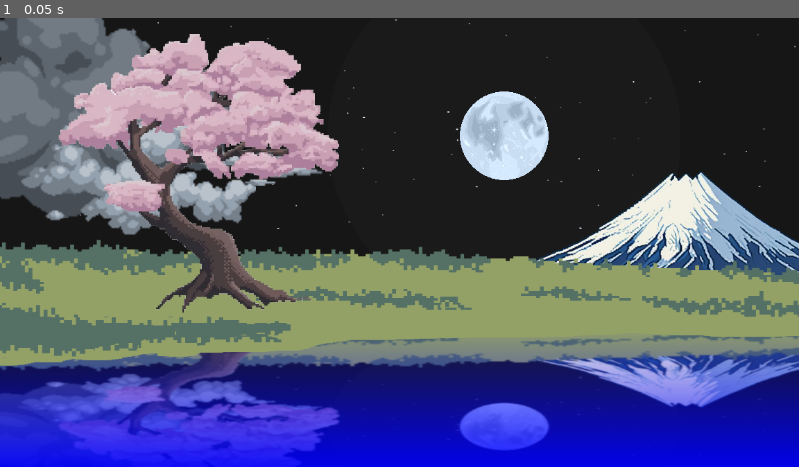
Above: before the commit, frame 1.
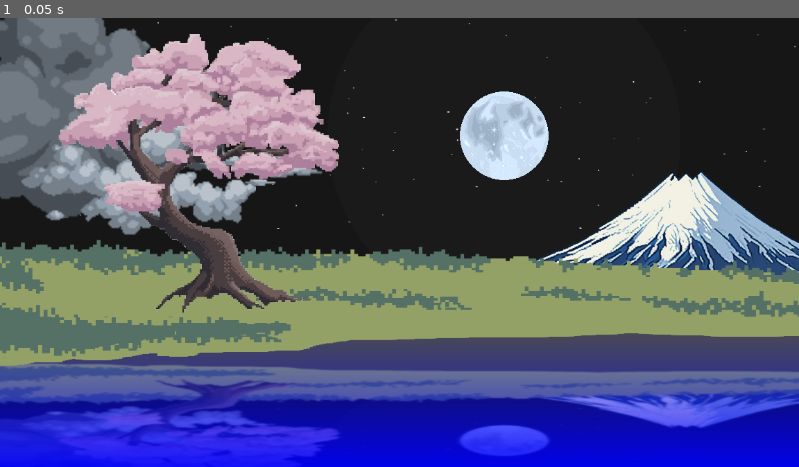
Above: after the commit, the same moment.

Repository: dante-signal31/SakuraDemo
Game: Godot game, scene res://Scenes/sakura_level.tscn
The game is run twice, just before and just after one commit, with the same random seed, the same clock (stepped at 60 frames per second) and the same inputs.
Inputs:
- Up to frame 1 (0.05 s): no input

The runs differ from the first frame. In frame 1, 15% of the frame differs, in the area x 0-100%, y 70-98%.

Commit message:
Mirror shader coder ended properly. Need to start work on water noise.

Diff:
--- a/Shaders/Water.tres
+++ b/Shaders/Water.tres
@@ -91,7 +91,6 @@
 
 }
 "
-graph_offset = Vector2(-1001.93, -52.7833)
 mode = 1
 flags/light_only = false
 nodes/fragment/0/position = Vector2(860, 300)
--- a/Shaders/WaterShader.gdshader
+++ b/Shaders/WaterShader.gdshader
@@ -4,10 +4,16 @@
 uniform float reflection_limit: hint_range(0.0, 1.0, 0.01);
 
 void fragment() {
-	float inverted_uvy = SCREEN_UV.y - UV.y;
+	// The more to the bottom we are at the water rectangle, the more to the
+	// tops of the screen we want the coordinate.
+	float inverted_uvy = (1.0 - UV.y);
 	// I don't want to reflect below a given vertical limit of the screen.
 	float clamped_screen_uvy = mix(0, reflection_limit, inverted_uvy);
+	// Get resulting UV screen coordinate to refect on water.
 	vec2 uv = vec2(SCREEN_UV.x, clamped_screen_uvy);
+	// Get the reflected color.
 	vec4 mirrored_color = texture(screen_texture, uv);
+	// The more to the bottom of the water rectangle, the more water color we
+	// want.
 	COLOR = mix(mirrored_color, water_color, UV.y);
 }
